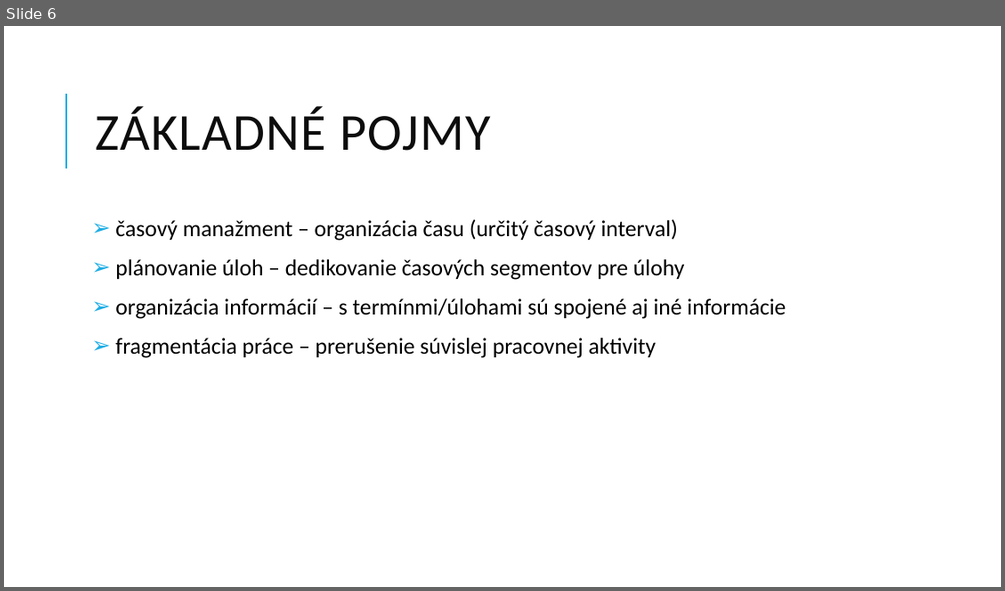
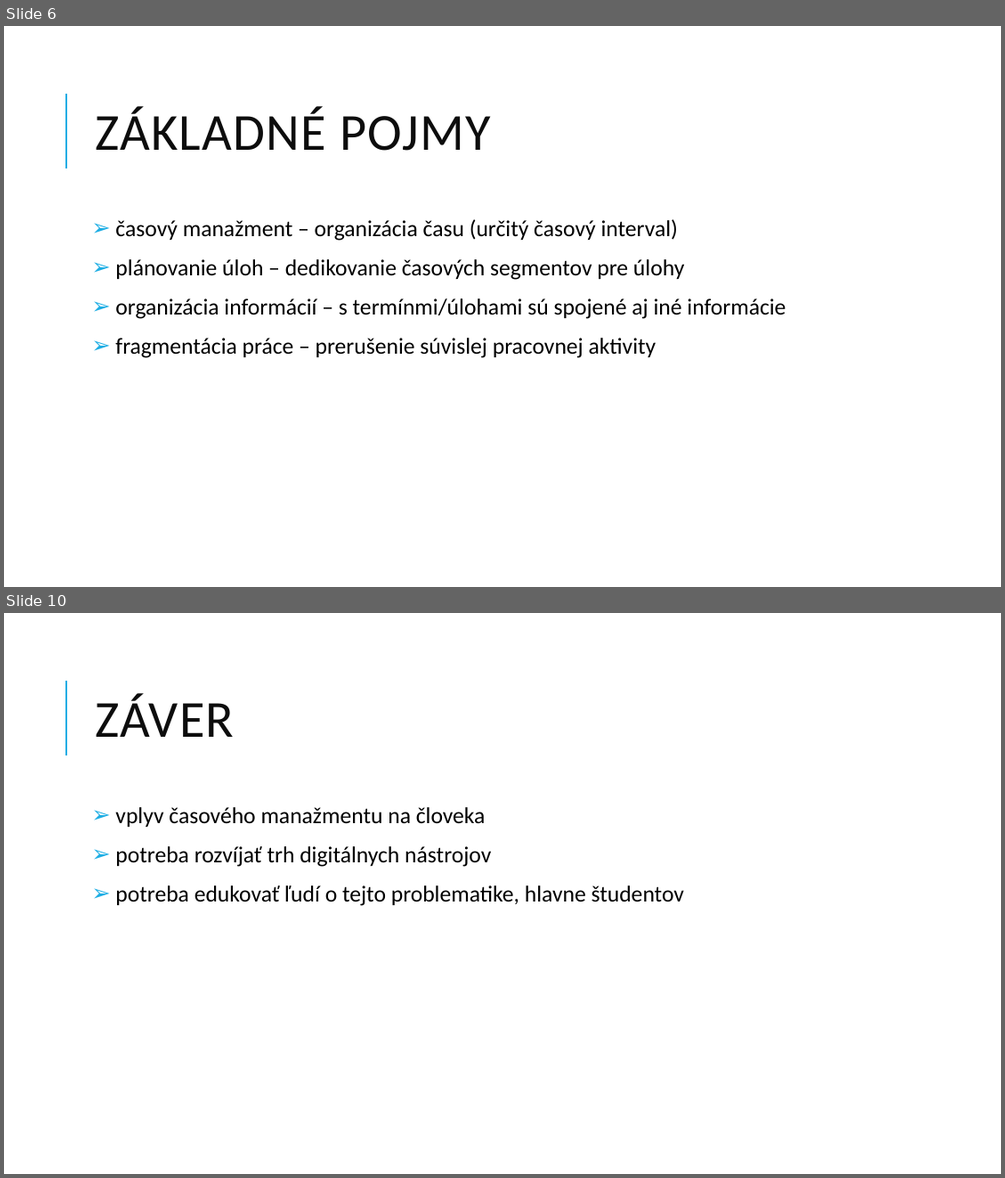
Before and after one commit to Plasmoxy/MIP_clanok, a slide deck: petrik_mip_present.pptx. Shown one above the other, each under a label of ours: slide 6 before the commit, slides 6 and 10 after it; the slides between them are not shown. The pictures are 1005x591 and 1005x1178 pixels, drawn with LibreOffice and Linux fonts; fonts in the diff are those of the drawing. Boxes give left, top, right and bottom in pixels: in the first picture for what was removed or moved away, otherwise in the second. Text is boxed around its words. In the diff, an @@ line names an element or a change of style, - is before the commit and + after.

```diff
--- a/petrik_mip_present.pptx
+++ b/petrik_mip_present.pptx
@@ slide 10 added at (4, 613, 1001, 1174), background #FFFFFF; not listed: 1 template element that a slide beside it also shows @@
@@ title added at (95, 694, 234, 737), 50 pt, text #0D0D0D @@
+ZÁVER
@@ text added at (115, 807, 684, 906), 22 pt, text #000000 @@
+➢ vplyv časového manažmentu na človeka
+➢ potreba rozvíjať trh digitálnych nástrojov
+➢ potreba edukovať ľudí o tejto problematike, hlavne študentov
```
Also in this commit, not shown: 4 slides changed, 4 other slides added, 1 slide removed, 2 other files.
